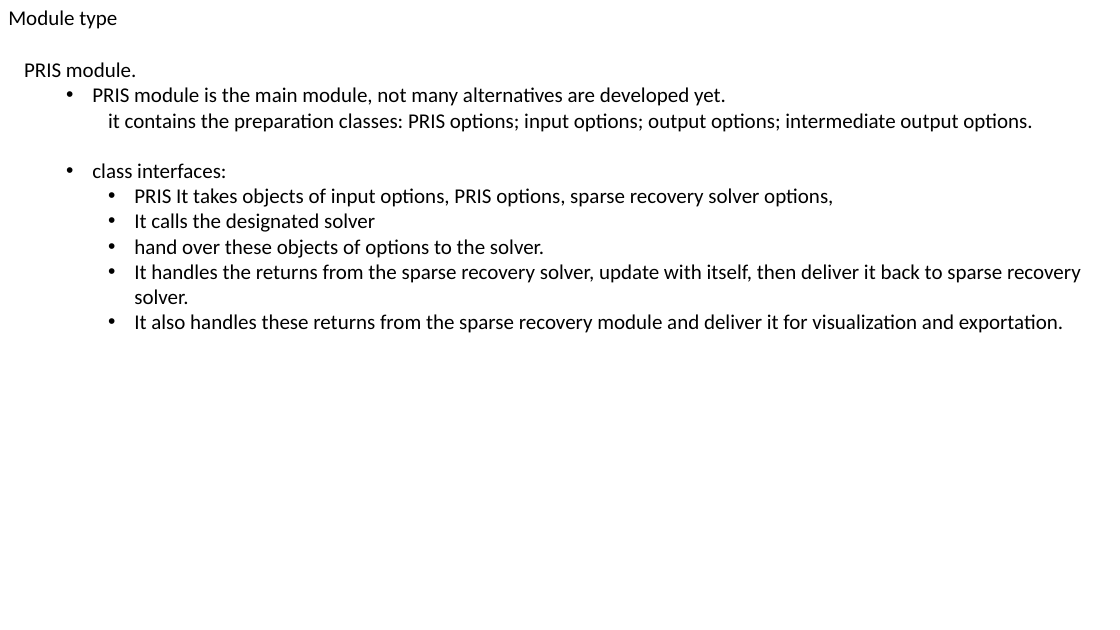
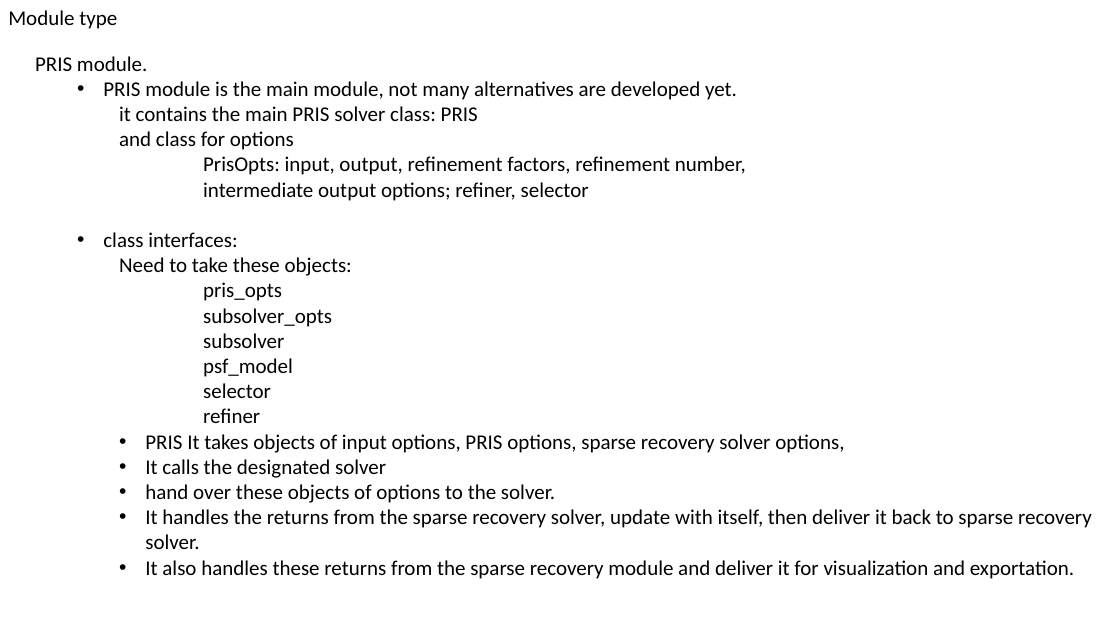
Before and after one commit to xiyuyi/PyPRIS, a slide deck: slide 3 of architecture.pptx (slide 4 before the commit). Drawn at 1120x630 pixels with LibreOffice and Linux fonts; fonts in the diff are those of the drawing. Boxes give left, top, right and bottom in pixels: in the first picture for what was removed or moved away, otherwise in the second. Text is boxed around its words. In the diff, an @@ line names an element or a change of style, - is before the commit and + after.

```diff
--- a/architecture.pptx
+++ b/architecture.pptx
@@ text "PRIS module.": place and size @@
-text "PRIS module." at bbox=[24, 62, 1081, 333]
+text "PRIS module." at bbox=[35, 56, 1092, 579]
@@ text at bbox=[119, 106, 746, 201]: text changed @@
-it contains the preparation classes: PRIS options; input options; output options; intermediate output options.
+it contains the main PRIS solver class: PRIS
+and class for options
+PrisOpts: input, output, refinement factors, refinement number,
+intermediate output options; refiner, selector
@@ text at bbox=[119, 257, 352, 423]: paragraphs added @@
+    Need to take these objects:
+    pris_opts
+    subsolver_opts
+    subsolver
+    psf_model
+    selector
+    refiner
```
Also in this commit, not shown: 1 other slide changed, 1 other file.
